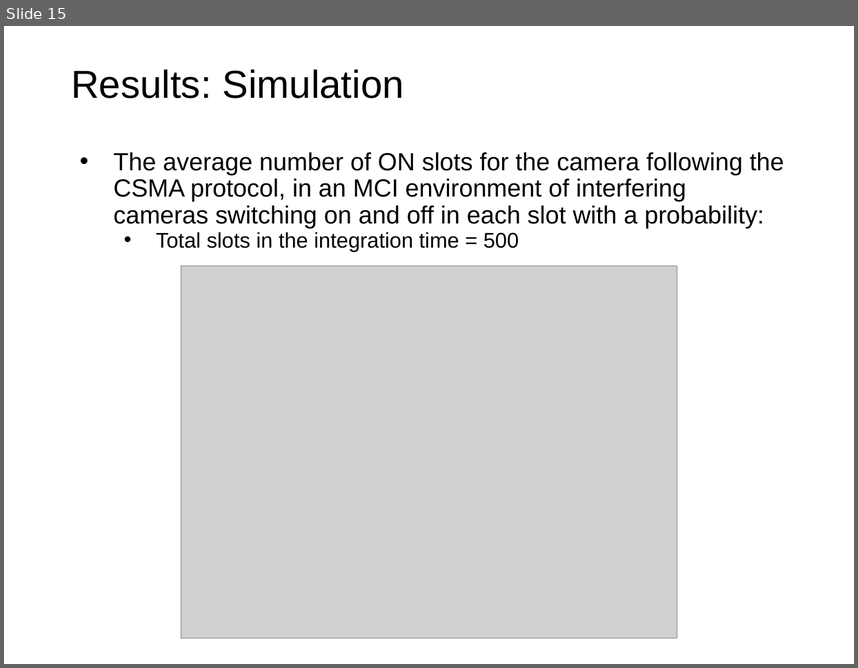
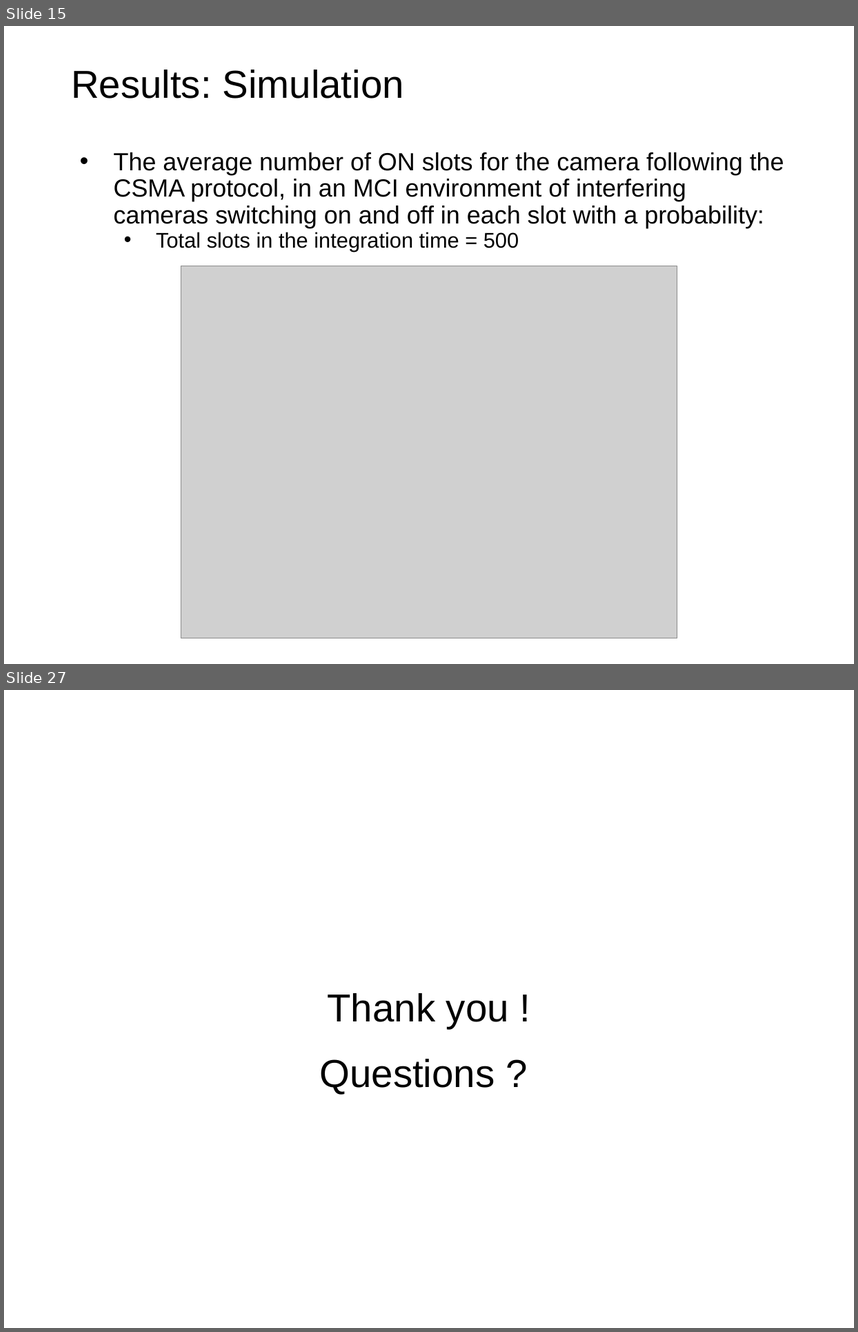
Before and after one commit to DivyanshuSaxena/Multi-Camera-Interference, a slide deck: Combating MCI using Carrier Sensing.pptx. Shown one above the other, each under a label of ours: slide 15 before the commit, slides 15 and 27 after it; the slides between them are not shown. The pictures are 858x668 and 858x1332 pixels, drawn with LibreOffice and Linux fonts; fonts in the diff are those of the drawing; grey boxes stand for pictures; background and template pictures are left out. Boxes give left, top, right and bottom in pixels: in the first picture for what was removed or moved away, otherwise in the second. Text is boxed around its words. In the diff, an @@ line names an element or a change of style, - is before the commit and + after.

```diff
--- a/Combating MCI using Carrier Sensing.pptx
+++ b/Combating MCI using Carrier Sensing.pptx
@@ slide 27 added at [4, 690, 854, 1328], background picture (left out) @@
@@ title added at [327, 993, 509, 1028], 33 pt, text #000000 @@
+Thank you !
@@ text added at [319, 1058, 495, 1094], 33 pt, text #000000 @@
+Questions ?
```
Also in this commit, not shown: 1 slide changed, 10 other slides added, 1 other file.
